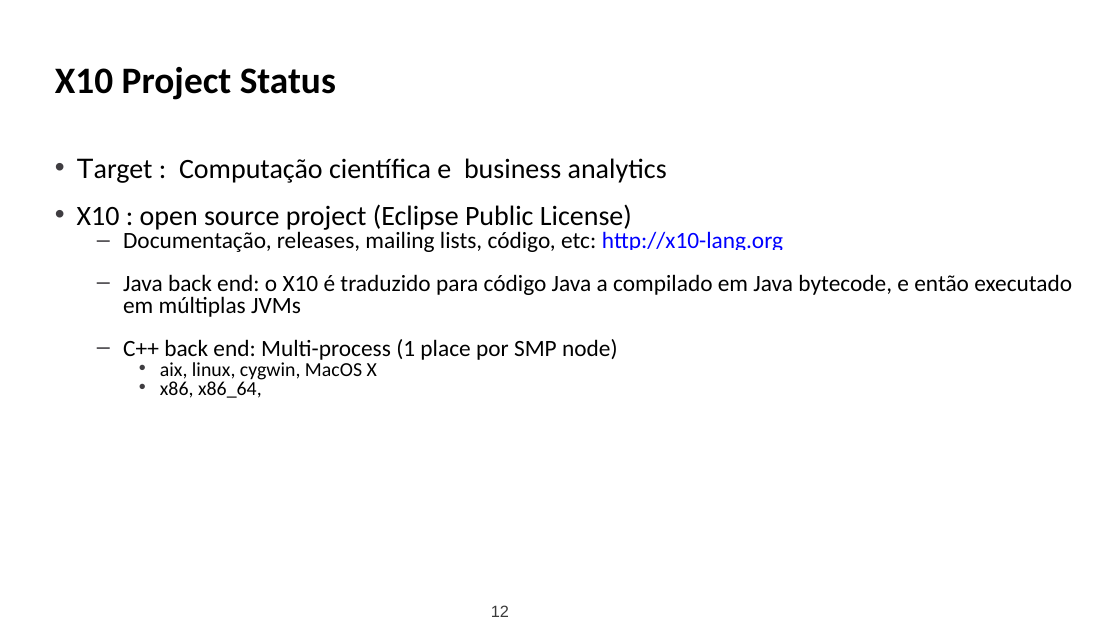
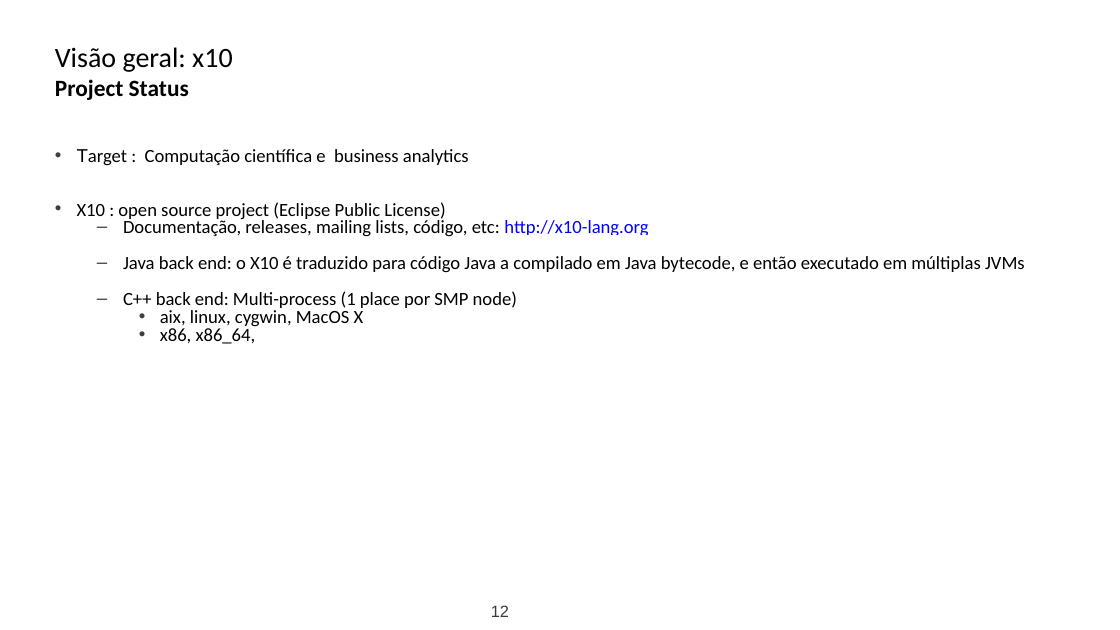
Before and after one commit to lquatrin/inf2591, a slide deck: slide 12 of x10.pptx. Drawn at 1120x630 pixels with LibreOffice and Linux fonts; fonts in the diff are those of the drawing. Boxes give left, top, right and bottom in pixels: in the first picture for what was removed or moved away, otherwise in the second. Text is boxed around its words. In the diff, an @@ line names an element or a change of style, - is before the commit and + after.

```diff
--- a/x10.pptx
+++ b/x10.pptx
@@ text at (55,47,232,100): text changed; size 32 to 24 pt; bold off @@
-X10 Project Status
+Visão geral: x10
+Project Status
@@ text "Target : Computação científica e ..." at (77,149,1025,344): size 24 to 16 pt in "Target : Computação científica e business analytics", "X10 : open source project (Eclipse Public ..."; size 20 to 16 pt in "Documentação, releases, mailing lists, código, etc: http://x ...", "Java back end: o X10 é traduzido ...", "C++ back end: Multi-process (1 place por ..."; size 17 to 16 pt in "aix, linux, cygwin, MacOS X", "x86, x86_64," @@
```
Also in this commit, not shown: 22 other slides changed, 2 slides added, 2 slides removed.
